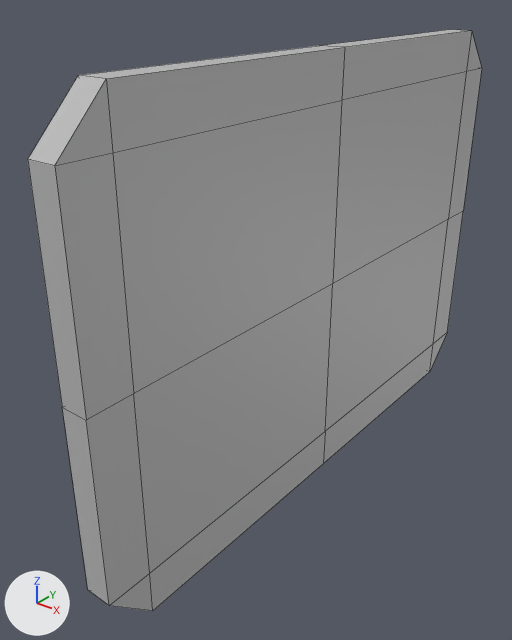
Two versions of the FBX model Maya Project Files/Env/Exports/AirDucts/AirDuctEndCap_01_SM_Low.fbx, one commit apart.
The view is the same before and after, from a camera (50 mm lens) standing at (0.563, -0.868, 0.43) and looking at (-0.063, -0.085, -0.056). Every picture has the same lights, and +X, +Y and +Z are marked at lower left. Mesh edges are drawn as thin lines. Where no turn or scale is listed for an object, it has been applied to the vertices.

Objects in the first picture: 'EndCap'.
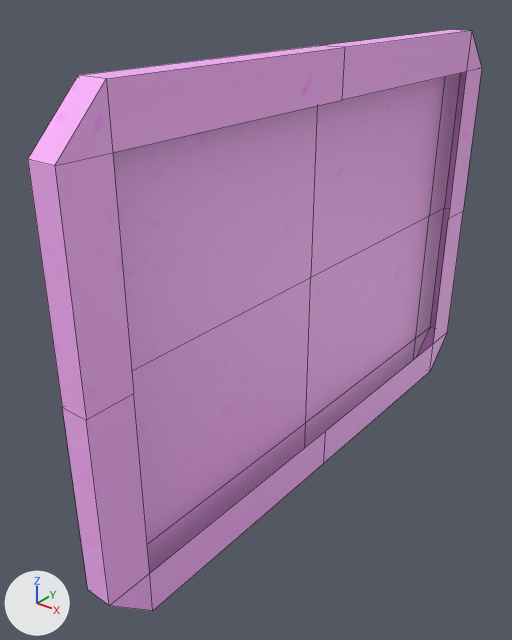
What differs and where, as boxes (x1, y1, x2, y2) in the pictures (512 x 640 px):
```json
{"part": 1, "of": "me_mesh", "change": "deleted", "before": [113, 72, 466, 572]}
{"part": 2, "of": "me_mesh", "change": "recoloured", "before": [28, 30, 482, 611], "after": [28, 30, 482, 611], "on screen": "grey to pink"}
```

Scene script edits in JSON lines:
```json
{"op": "add", "block": "img_occlusionroughnessmetallic_png", "code": ["img_occlusionroughnessmetallic_png = load_image('OcclusionRoughnessMetallic.png', '_unpacked/OcclusionRoughnessMetallic.png', 2048, 2048, 'sRGB')"]}
{"op": "add", "block": "mat_metal_ts", "code": ["mat_metal_ts = principled_material('Metal_TS')", "mat_metal_ts.texture = img_occlusionroughnessmetallic_png"]}
{"block": "me_mesh", "where": "# used by ob_endcap; location = (0.0, 0.0, 0.0)"}
{"block": "me_mesh", "where": "# verts and faces of me_mesh; kept vertices keep their numbers, new ones are numbered from 42"}
{"block": "me_mesh", "where": "# before: 16 (0.02, 0.413, 0.275) at pixel (466, 71), 17 (0.02, 0.413, -0.275) at pixel (433, 343), 18 (0.02, -0.413, -0.275) at pixel (149, 573), 19 (0.02, -0.413, 0.275) at pixel (112, 152), 25 (0.02, 0.0, 0.275) at pixel (341, 100)"}
{"block": "me_mesh", "where": "# before: 26 (0.02, 0.0, -0.275) at pixel (325, 431), 38 (0.02, 0.413, 0.0) at pixel (448, 219), 39 (0.02, 0.0, 0.0) at pixel (332, 283), 40 (0.02, -0.413, 0.0) at pixel (133, 393)"}
{"op": "remove", "block": "me_mesh", "code": "me_mesh.from_pydata(...)  # 42 vertices, 44 faces; spans x -0.02..0.02, y -0.482..0.482, z -0.343..0.343"}
{"op": "add", "block": "me_mesh", "code": "me_mesh.from_pydata(...)  # 41 vertices, 40 faces; spans x -0.02..0.02, y -0.482..0.482, z -0.343..0.343"}
{"block": "me_mesh", "change": "me_mesh part 1"}
{"op": "add", "block": "me_mesh", "code": "delete_vertices([39])  # with the faces that use them"}
{"block": "me_mesh", "change": "me_mesh part 2: 40 faces spanning x -0.02..0.02, y -0.482..0.482, z -0.343..0.343 switch from mat_lambert1 (grey #bcbcbc) to mat_metal_ts (picture img_occlusionroughnessmetallic_png)"}
```
